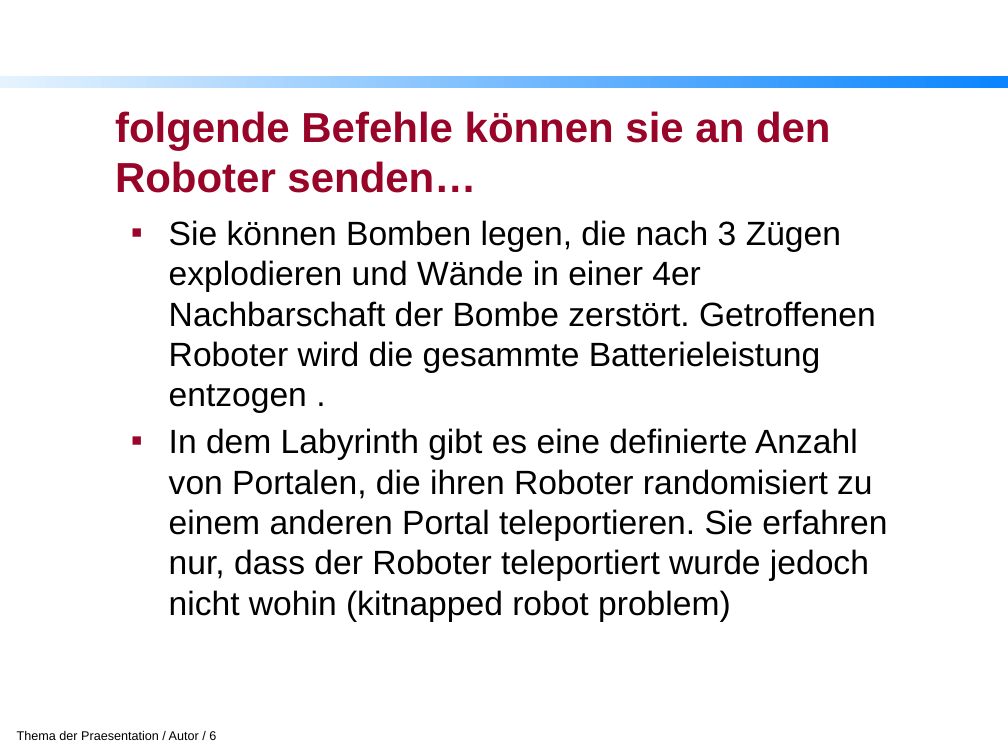
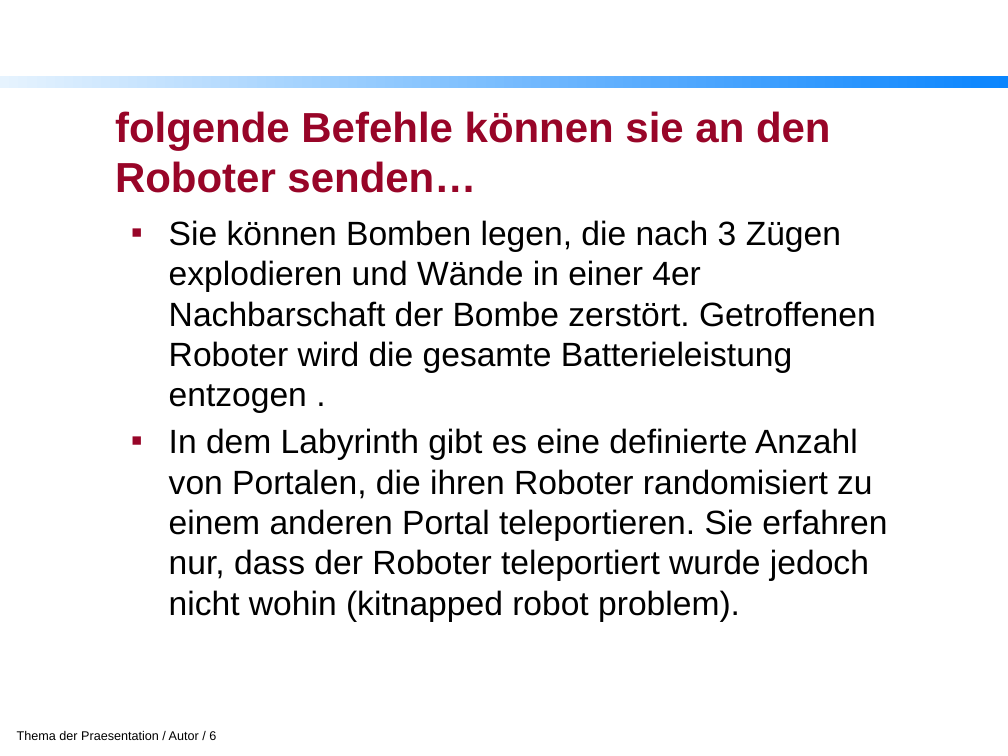
Before and after one commit to ketos/python_rob, a slide deck: slide 6 of doc/presentation.pptx. Drawn at 1008x756 pixels with LibreOffice and Linux fonts; fonts in the diff are those of the drawing; background and template pictures are left out. Boxes give left, top, right and bottom in pixels: in the first picture for what was removed or moved away, otherwise in the second. Text is boxed around its words. In the diff, an @@ line names an element or a change of style, - is before the commit and + after.

```diff
--- a/doc/presentation.pptx
+++ b/doc/presentation.pptx
@@ text at box(169, 220, 887, 622): text changed @@
-▪ Sie können Bomben legen, die nach 3 Zügen explodieren und Wände in einer 4er Nachbarschaft der Bombe zerstört. Getroffenen Roboter wird die gesammte Batterieleistung entzogen .
-▪ In dem Labyrinth gibt es eine definierte Anzahl von Portalen, die ihren Roboter randomisiert zu einem anderen Portal teleportieren. Sie erfahren nur, dass der Roboter teleportiert wurde jedoch nicht wohin (kitnapped robot problem)
+▪ Sie können Bomben legen, die nach 3 Zügen explodieren und Wände in einer 4er Nachbarschaft der Bombe zerstört. Getroffenen Roboter wird die gesamte Batterieleistung entzogen .
+▪ In dem Labyrinth gibt es eine definierte Anzahl von Portalen, die ihren Roboter randomisiert zu einem anderen Portal teleportieren. Sie erfahren nur, dass der Roboter teleportiert wurde jedoch nicht wohin (kitnapped robot problem).
```
Also in this commit, not shown: 3 other slides changed, 1 other file.
